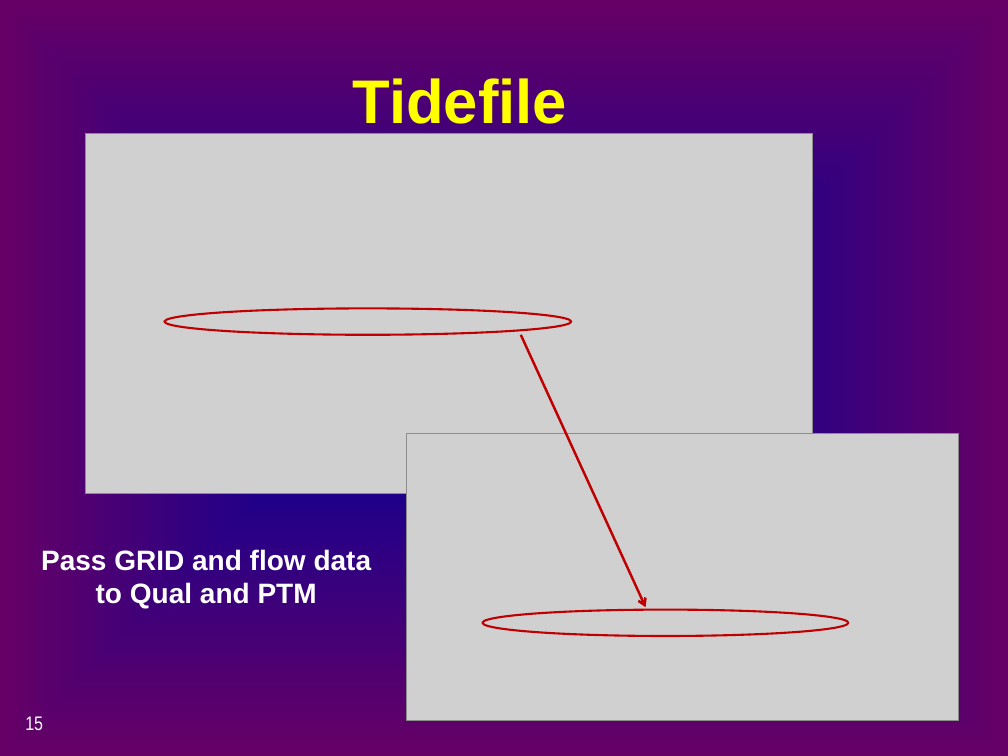
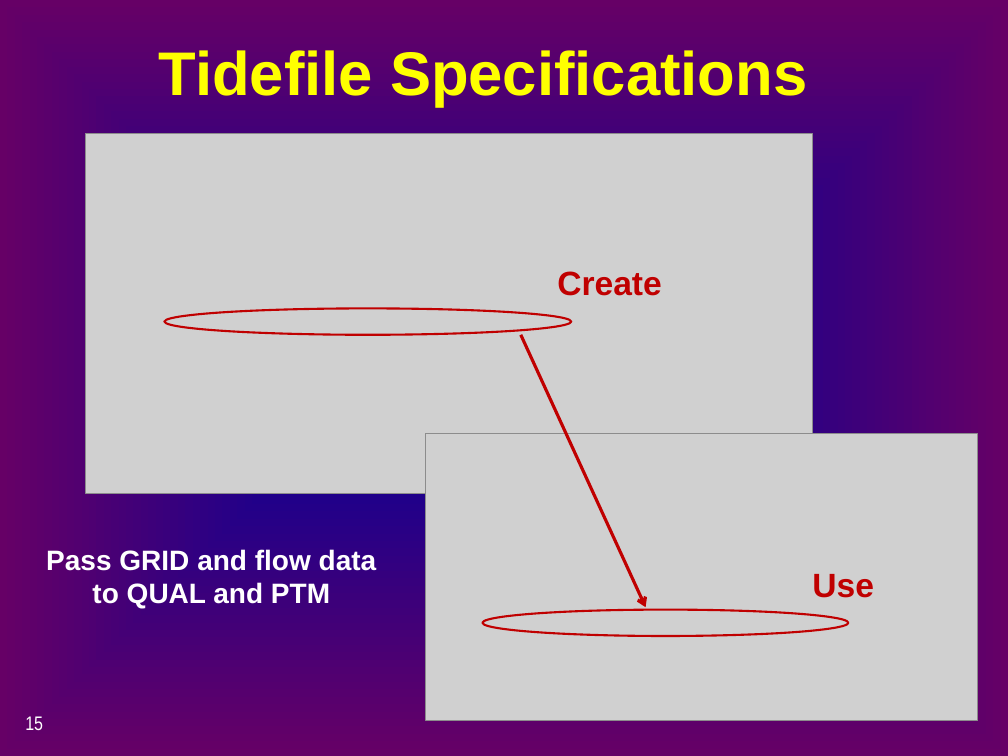
Before and after one commit to CADWRDeltaModeling/dsm2, a slide deck: slide 15 of dsm2/presentations/p4_simulation_data.pptx. Drawn at 1008x756 pixels with LibreOffice and Linux fonts; fonts in the diff are those of the drawing; grey boxes stand for pictures. Boxes give left, top, right and bottom in pixels: in the first picture for what was removed or moved away, otherwise in the second. Text is boxed around its words. In the diff, an @@ line names an element or a change of style, - is before the commit and + after.

```diff
--- a/dsm2/presentations/p4_simulation_data.pptx
+++ b/dsm2/presentations/p4_simulation_data.pptx
@@ title at [159, 50, 807, 107]: text changed @@
-Tidefile
+Tidefile Specifications
@@ text added at [557, 271, 662, 296], 24 pt, text #C00000, bold @@
+Create
@@ arrow (521, 335) - (645, 607): stroke #C00000 1.75 pt to #C00000 2.25 pt @@
@@ picture: place and size @@
-picture at [406, 433, 959, 720]
+picture at [425, 433, 978, 720]
@@ text at [92, 582, 330, 609]: text changed @@
-to Qual and PTM
+to QUAL and PTM
@@ text added at [812, 574, 874, 598], 24 pt, text #C00000, bold @@
+Use
```
Also in this commit, not shown: 14 other slides changed, 4 slides added, 4 slides removed, 2 other files.
